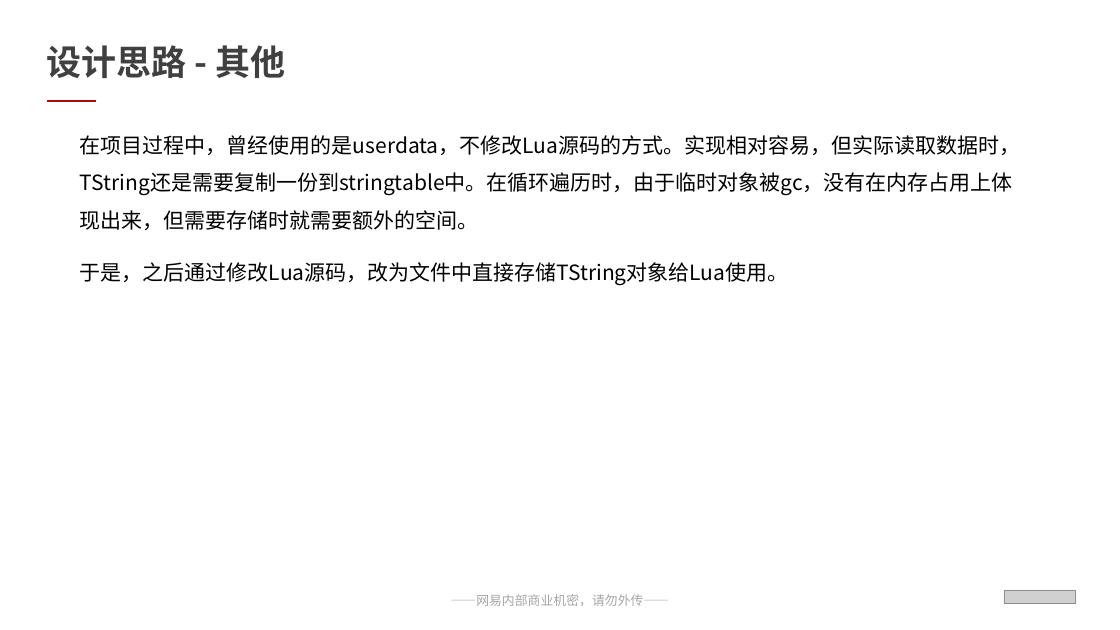
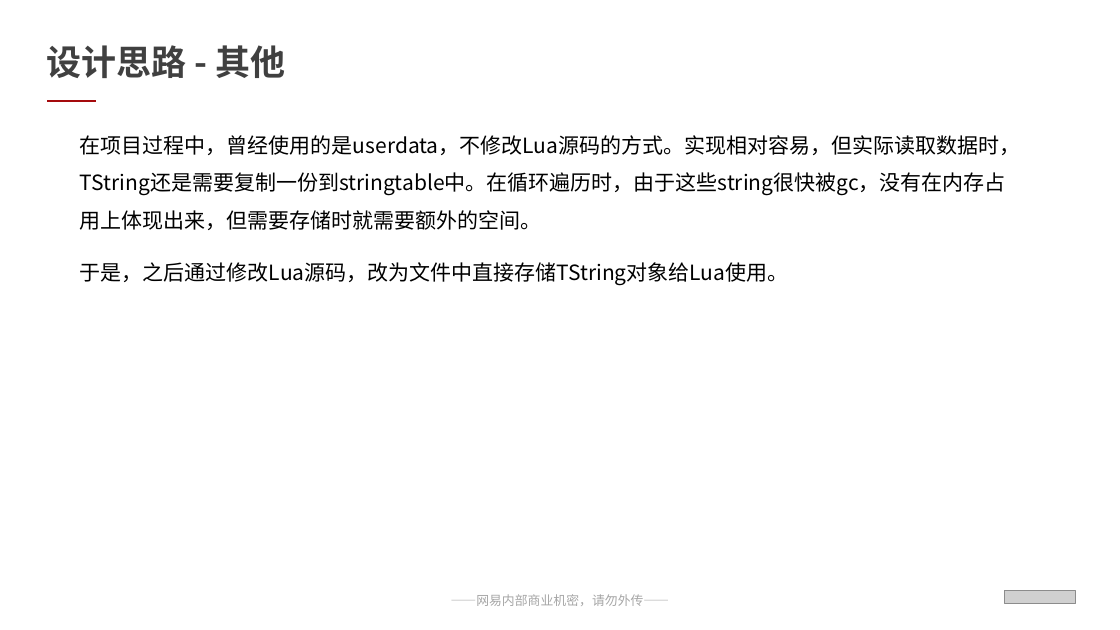
Before and after one commit to qwerbmb/lua_sh, a slide deck: slide 17 of test_speed/汇报ppt_刘淩峰.pptx (slide 16 before the commit). Drawn at 1120x630 pixels with LibreOffice and Linux fonts; fonts in the diff are those of the drawing; grey boxes stand for pictures. Boxes give left, top, right and bottom in pixels: in the first picture for what was removed or moved away, otherwise in the second. Text is boxed around its words. In the diff, an @@ line names an element or a change of style, - is before the commit and + after.

```diff
--- a/test_speed/汇报ppt_刘淩峰.pptx
+++ b/test_speed/汇报ppt_刘淩峰.pptx
@@ text at (80,135,1021,230): text changed @@
-在项目过程中，曾经使用的是userdata，不修改Lua源码的方式。实现相对容易，但实际读取数据时，TString还是需要复制一份到stringtable中。在循环遍历时，由于临时对象被gc，没有在内存占用上体现出来，但需要存储时就需要额外的空间。
+在项目过程中，曾经使用的是userdata，不修改Lua源码的方式。实现相对容易，但实际读取数据时，TString还是需要复制一份到stringtable中。在循环遍历时，由于这些string很快被gc，没有在内存占用上体现出来，但需要存储时就需要额外的空间。
```
Also in this commit, not shown: 8 other slides changed, 1 slide added.
